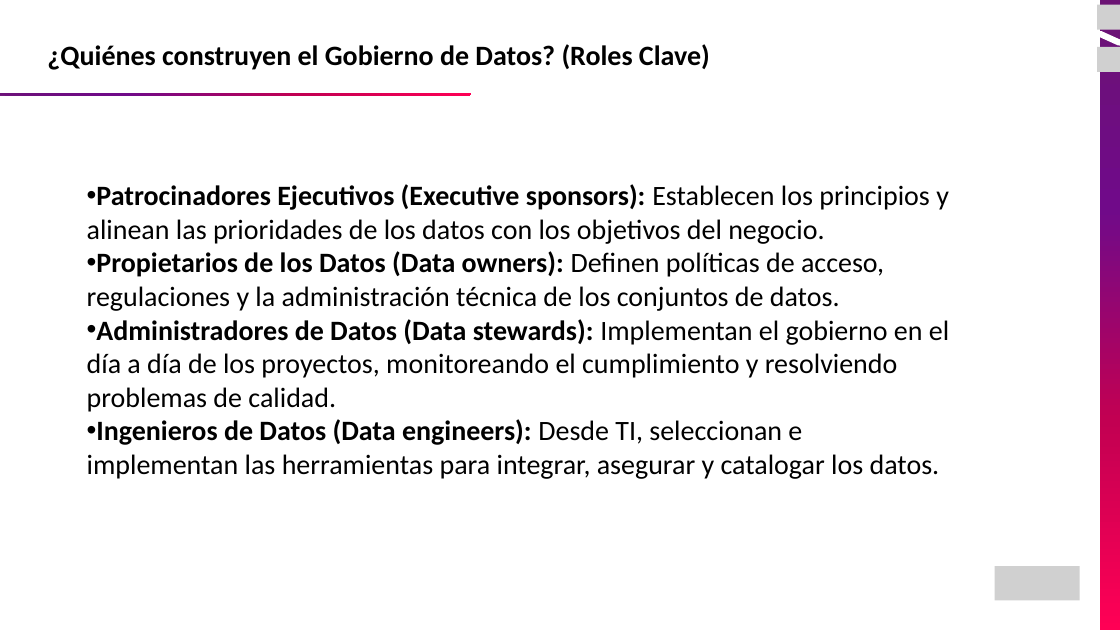
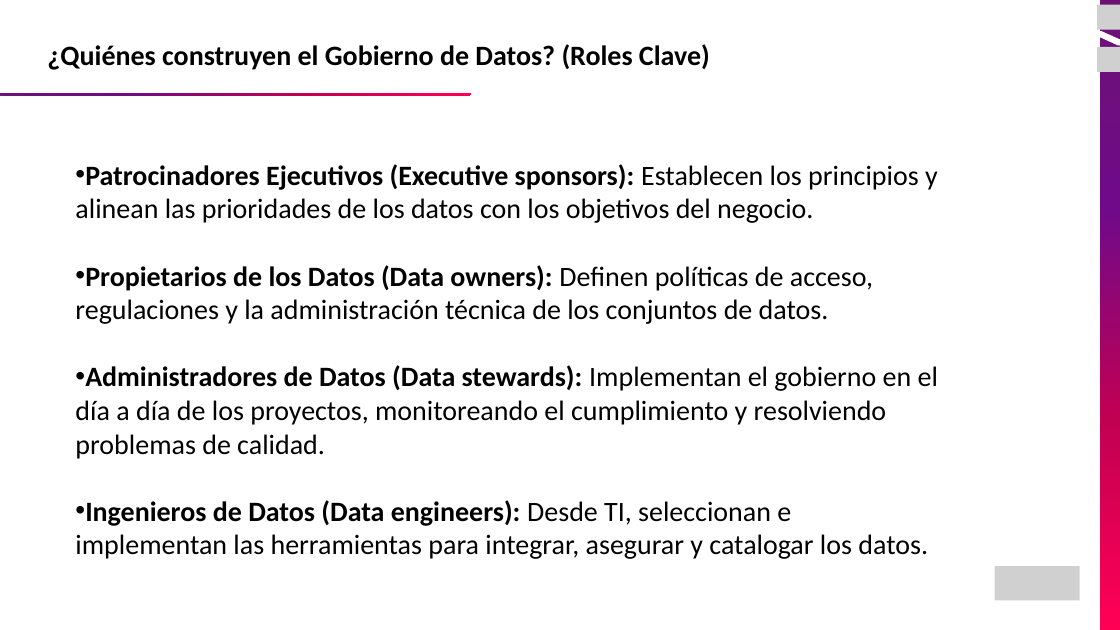
Before and after one commit to JEstebanMejiaV/curso-ingenieria-de-datos, a slide deck: slide 8 of modulo-06_Gobierno y Calidad de Datos/01_Introduccion Gobierno de Datos.pptx. Drawn at 1120x630 pixels with LibreOffice and Linux fonts; fonts in the diff are those of the drawing; grey boxes stand for pictures. Boxes give left, top, right and bottom in pixels: in the first picture for what was removed or moved away, otherwise in the second. Text is boxed around its words. In the diff, an @@ line names an element or a change of style, - is before the commit and + after.

```diff
--- a/modulo-06_Gobierno y Calidad de Datos/01_Introduccion Gobierno de Datos.pptx
+++ b/modulo-06_Gobierno y Calidad de Datos/01_Introduccion Gobierno de Datos.pptx
@@ text "Patrocinadores Ejecutivos (Executive sponsors): Establecen ..." rewrapped from (87,184,949,479) to (75,164,938,559) @@
```
Also in this commit, not shown: 16 other slides changed, 2 slides added, 5 slides removed, 3 other files.
